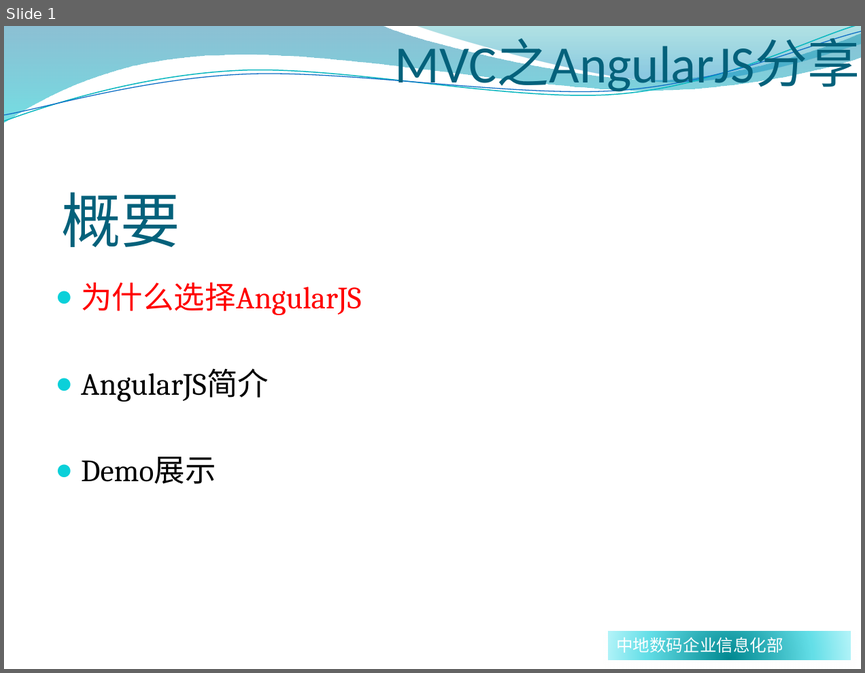
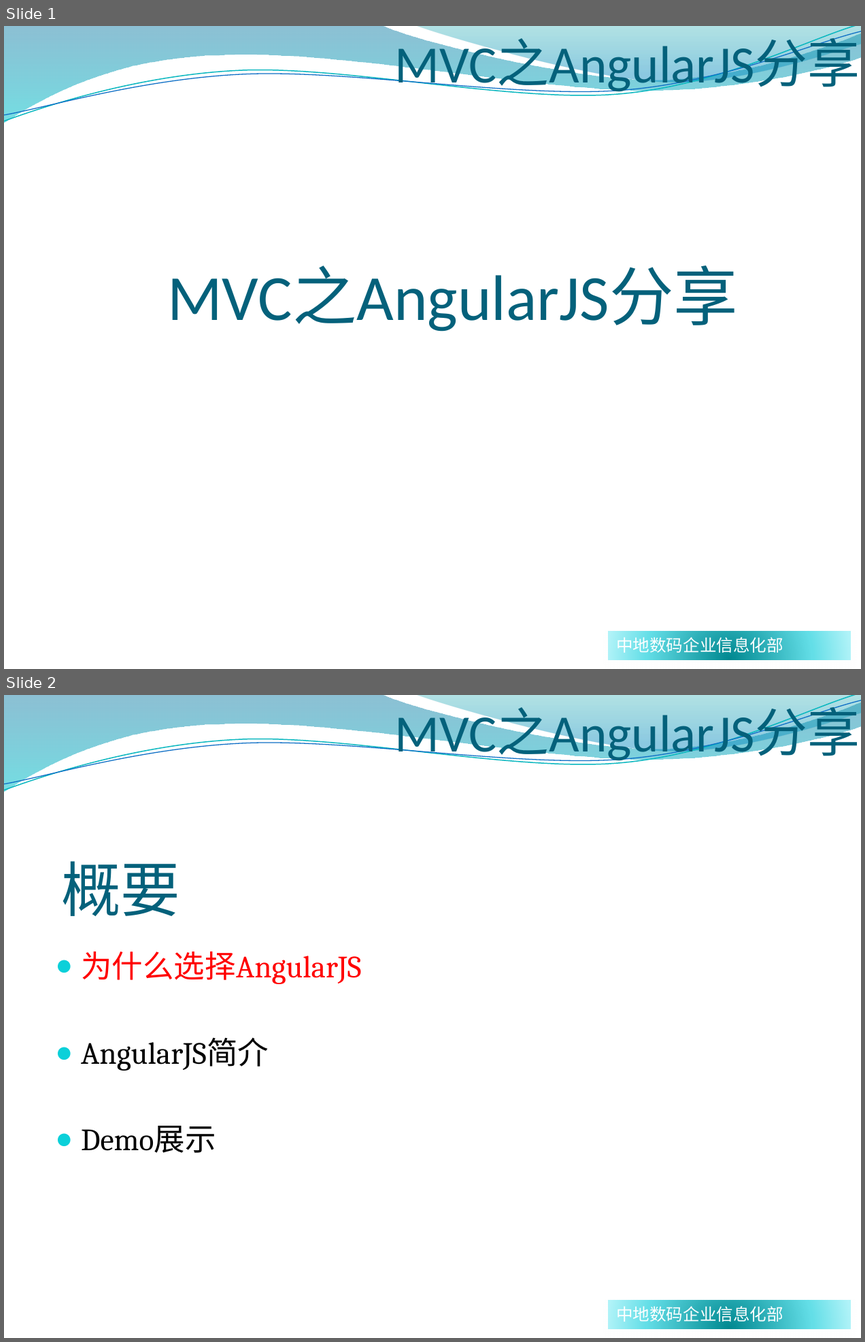
Before and after one commit to LampardLiu/AngularJS_Study, a slide deck: doc/MVC之AngularJS分享文档.V_1.0.pptx. Shown one above the other, each under a label of ours: slide 1 before the commit, slides 1 and 2 after it. The pictures are 865x673 and 865x1342 pixels, drawn with LibreOffice and Linux fonts; fonts in the diff are those of the drawing; background and template pictures are left out. Boxes give left, top, right and bottom in pixels: in the first picture for what was removed or moved away, otherwise in the second. Text is boxed around its words. In the diff, an @@ line names an element or a change of style, - is before the commit and + after.

```diff
--- a/doc/MVC之AngularJS分享文档.V_1.0.pptx
+++ b/doc/MVC之AngularJS分享文档.V_1.0.pptx
@@ slide 1 added at (x1=4, y1=26, x2=861, y2=669), background picture (left out); not listed: 4 template elements that a slide beside it also shows @@
@@ title added at (x1=394, y1=39, x2=859, y2=95), 44 pt, text #04617B @@
+MVC之AngularJS分享
@@ text added at (x1=167, y1=266, x2=738, y2=331), 54 pt, text #04617B @@
+MVC之AngularJS分享
@@ rectangle added at (x1=608, y1=631, x2=851, y2=660), fill gradient #008A91 to #64DFE7 to #B1F3F9, 14 pt, text #FFFFFF @@
+中地数码企业信息化部
@@ what was slide 1 is now slide 2 @@
```
Also in this commit, not shown: 1 slide changed, 2 other files.
